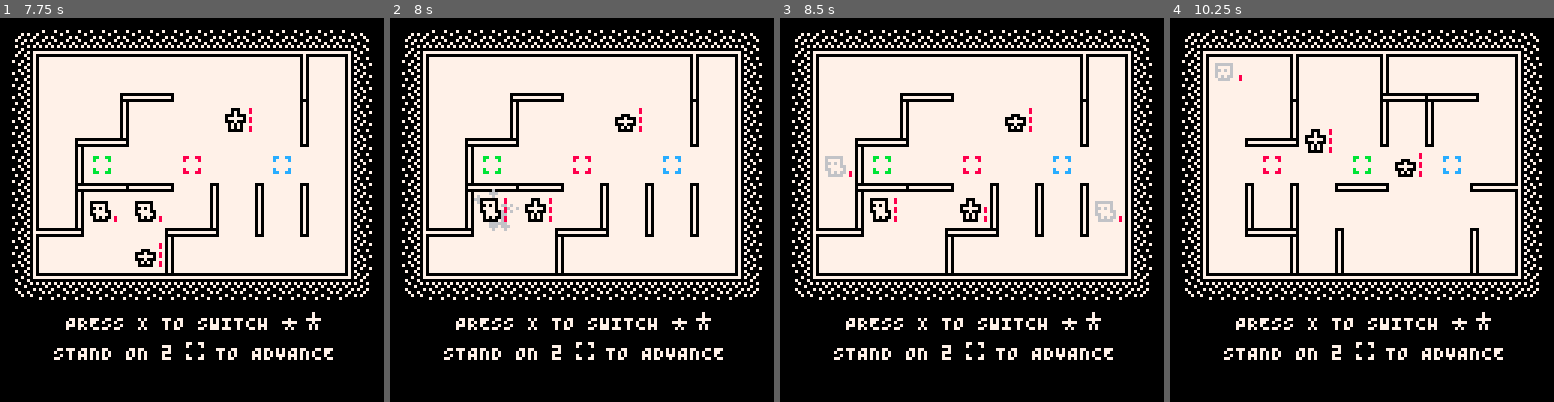
Above: before the commit, frames 1-4 (left to right).
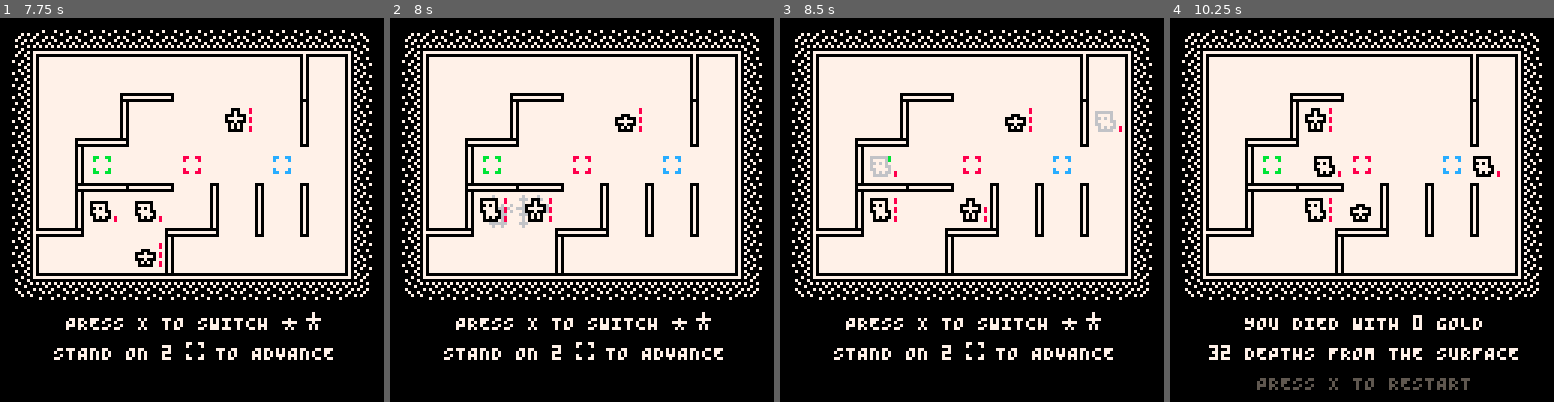
Above: after the commit, the same moments.

Repository: taylordolan/grid-folks
Game: PICO-8 cartridge grid_folks.p8
Two runs of this game, one before a commit and one after it. Both use one fixed random seed, a clock stepped at 60 frames per second and the inputs below.
Inputs:
- Up to frame 1 (7.75 s): tap O (Z key) at 0.33, 0.7, 1.43, 2.22, 3.1, 3.98, 4.87, 5.75, 6.63, 7.52 s; tap X (X key) at 1.07, 2.07, 2.4, 2.73, 3.07, 3.4, 3.73, 4.07, 4.4, 4.73, 5.07, 5.4, 5.73, 6.07, 6.4, 6.73, 7.07, 7.4, 7.73 s; hold Left 1.97-2.37 s; hold Down 2.42-2.82 s; hold Right 2.87-3.53 s; hold Up 3.58-4.08 s; hold Right 4.13-4.53 s; hold Down 4.58-5.08 s; hold Left 5.13-5.8 s; hold Up 5.85-6.18 s; hold Left 6.23-6.63 s; hold Down 6.68-7.08 s; hold Right from 7.13 s (still down)
- Up to frame 2 (8 s): release Right at 7.8 s; hold Up from 7.85 s (still down)
- Up to frame 3 (8.5 s): tap X (X key) at 8.07, 8.4 s; release Up at 8.35 s; tap O (Z key) at 8.4 s; hold Right from 8.4 s (still down)
- Up to frame 4 (10.25 s): tap X (X key) every 0.33 s from 8.73 to 10.07 s; release Right at 8.8 s; hold Down 8.85-9.35 s; tap O (Z key) at 9.28, 10.17 s; hold Left 9.4-10.07 s; hold Up from 10.12 s (still down)

Frame 1 is identical in both runs. In frame 2, 0.2% of the frame differs, in the area x 21-42%, y 44-56%; in frame 3, 0.7%; in frame 4, 8.8%, in the area x 9-91%, y 9-97%.

Commit message:
more cleanup

Diff:
--- a/grid_folks.p8
+++ b/grid_folks.p8
@@ -6,12 +6,12 @@
 
 -- todo
 -- [x] wait animations for timid enemies
+-- [x] fix bug: grow enemies will move into a stationary timid enemy's space
 -- [ ] change enemy health bars to show potential damage
--- [ ] fix bug: grow enemies will move into a stationary timid enemy's space
 -- [ ] figure out the timid enemy pathfinding crash
 
 -- optimizations
--- [ ] fix redundancy between get_step_toward_friend and get_step_toward_hero
+-- [ ] fix redundancy between get_step_to_friend and get_step_to_hero
 -- [ ] combine functions for creating wall_right and wall_down
 -- [ ] kill `pixels`?
 
@@ -129,25 +129,24 @@
   }
   spawn_functions = {
     ["timid"] = function()
-      new_enemy_timid():deploy()
+      new_e_timid():deploy()
     end,
     ["slime"] = function()
-      new_enemy_slime():deploy()
+      new_e_slime():deploy()
     end,
     ["dash"] = function()
-      new_enemy_dash():deploy()
+      new_e_dash():deploy()
     end,
     ["grow"] = function()
-      new_enemy_grow():deploy()
-      new_enemy_grow():deploy()
+      new_e_grow():deploy()
+      new_e_grow():deploy()
     end,
   }
 	spawn_rate = spawn_rates[1]
   spawn_bag = spawn_bags[1]
   spawn_bag_instance = copy(spawn_bag)
   shuff(spawn_bag_instance)
-  -- todo: clean this up after i'm done testing
-  spawn_turns = {[turns] = 0, [turns + 1] = 0, [turns + 2] = 0}
+  spawn_turns = {0,0,0}
 	-- this gets updated whenever an enemy spawns
 	last_spawned_turn = 0
 	-- this tracks whether we've spawned a turn early
@@ -257,21 +257,6 @@
 			sfx(sounds.lose, 3)
 		end
 	end
-end
-
--- todo: remove this after i'm done testing
-function random_tile()
-  local _x = {}
-  local _y = {}
-  for x=1,cols do
-    add (_x,x)
-  end
-  for y=1,rows do
-    add (_y,y)
-  end
-  shuff(_x)
-  shuff(_y)
-  return {_x[1],_y[1]}
 end
 
 function _draw()
@@ -615,7 +600,7 @@
 	return _h
 end
 
-function new_enemy()
+function new_e()
 	local _e = new_thing()
   _e.sprites = {021}
 	_e.type = "enemy"
@@ -654,19 +639,19 @@
     end
   end
 
-  _e.get_step_toward_hero = function(self)
+  _e.get_step_to_hero = function(self)
     local start = tile(self)
     -- find the closest heroes by ideal distance
-    local targets = get_closest(self, heroes)
+    local targets = closest(self, heroes)
     -- if there's more than one, then find the closest heroes by avoid distance
     if #targets > 1 then
-      targets = get_closest(self, heroes, {"enemy"})
+      targets = closest(self, heroes, {"enemy"})
       -- find the closest targets by avoid distance
-      local alt_targets = get_closest(self, targets, {"enemy"})
+      local alt_targets = closest(self, targets, {"enemy"})
       -- if any targets can be reached via avoid distance, then they're the targets
       targets = #alt_targets > 0 and alt_targets or targets
     end
-    -- if there's more than one, pick randomly
+    -- pick randomly from what's left
     shuff(targets)
     local target = targets[1]
     -- get possible steps by ideal distance
@@ -681,6 +666,7 @@
     if #steps == 0 then
       steps = get_steps(tile(self),tile(target),{"enemy"})
     end
+    -- if there are still no options, then move randomly
     if #steps == 0 then
       return get_random_move(tile(self))
     end
@@ -692,7 +678,7 @@
   _e.get_step = function(self)
     -- if not attacking this turn
     if not self.target then
-      return self:get_step_toward_hero()
+      return self:get_step_to_hero()
     end
   end
 
@@ -776,15 +762,15 @@
 	return _e
 end
 
-function new_enemy_timid()
-  local _e = new_enemy()
+function new_e_timid()
+  local _e = new_e()
   _e.sprites = {021}
 	_e.health = 1
 
   _e.get_step = function(self)
     -- if not attacking this turn
     if not self.target then
-      local step = self:get_step_toward_hero()
+      local step = self:get_step_to_hero()
       if
         distance(step, tile(hero_a)) > 1 and
         distance(step, tile(hero_b)) > 1
@@ -802,8 +788,8 @@
   return _e
 end
 
-function new_enemy_dash()
-  local _e = new_enemy()
+function new_e_dash()
+  local _e = new_e()
   _e.sprites = {026}
   _e.health = 1
 
@@ -834,7 +820,7 @@
     if self.target then
       return tile(self.target)
     else
-      return self:get_step_toward_hero()
+      return self:get_step_to_hero()
     end
   end
 
@@ -852,13 +838,13 @@
   return _e
 end
 
-function new_enemy_slime()
-  local _e = new_enemy()
+function new_e_slime()
+  local _e = new_e()
   _e.sprites = {022}
 
   _e.move = function(self)
     if self.step then
-      set_tile(new_enemy_baby(), tile(self))
+      set_tile(new_e_baby(), tile(self))
       set_tile(self, self.step)
       ani_to(self, {pos_pix(self.step)}, ani_frames, 0)
       delay = ani_frames * 1.5
@@ -882,8 +868,8 @@
   return _e
 end
 
-function new_enemy_baby()
-  local _e = new_enemy()
+function new_e_baby()
+  local _e = new_e()
 	_e.health = 1
   _e.sprites = {023}
   return _e
@@ -908,8 +894,8 @@
   return _b[1]
 end
 
-function new_enemy_grow()
-  local _e = new_enemy()
+function new_e_grow()
+  local _e = new_e()
 	_e.health = 1
   _e.sprites = {024}
   _e.sub_type = "grow"
@@ -927,15 +913,15 @@
   end
 
   -- this is only called if there is at least one friend
-  _e.get_step_toward_friend = function(self)
+  _e.get_step_to_friend = function(self)
     local start = tile(self)
     -- find the closest friends by ideal distance
     local friends = self:get_friends()
-    friends = get_closest(self, friends)
+    friends = closest(self, friends)
     -- if there's more than one
     if #friends > 1 then
       -- find the closest friends by avoid distance
-      local alt_friends = get_closest(self, friends, {"enemy", "hero"})
+      local alt_friends = closest(self, friends, {"enemy", "hero"})
       -- if any friends can be reached via avoid distance, then they're the friends
       friends = #alt_friends > 0 and alt_friends or friends
     end
@@ -966,7 +952,7 @@
       return steps[1]
     -- if friend is on the same tile
     else
-      return nil
+      return get_random_move(tile(self))
     end
   end
 
@@ -974,10 +960,10 @@
     local friends = self:get_friends()
     -- if there are friends
     if #friends > 0 then
-      return self:get_step_toward_friend()
+      return self:get_step_to_friend()
     -- if there's no friend and this enemy isn't attacking this turn
     elseif not self.target then
-      return self:get_step_toward_hero()
+      return self:get_step_to_hero()
     end
   end
 
@@ -996,12 +982,12 @@
       if #grow_enemies > 1 then
         local friends = grow_enemies
         del(friends, self)
-        local friends = get_closest(self, friends, {"hero"})
+        local friends = closest(self, friends, {"hero"})
         local friend = friends[1]
         if pair_equal(tile(self),tile(friend)) then
           self.health = 0
           friend.health = 0
-          local big = new_enemy_grown()
+          local big = new_e_grown()
           set_tile(big,tile(self))
         end
       end
@@ -1077,14 +1063,14 @@
   return _e
 end
 
-function new_enemy_grown()
-  local _e = new_enemy()
+function new_e_grown()
+  local _e = new_e()
 	_e.health = 3
   _e.sprites = {025}
   return _e
 end
 
-function get_closest(thing, options, avoid)
+function closest(thing, options, avoid)
   local closest = {options[1]}
   local here = tile(thing)
 
@@ -1587,46 +1573,26 @@
 end
 
 function should_advance()
-	-- get tiles for both heroes
-	local a_xy = tile(hero_a)
-	local b_xy = tile(hero_b)
-
 	-- find any pads that heroes are occupying
-	local a_p = find_type("pad", b_xy)
-	local b_p = find_type("pad", a_xy)
-
 	-- if there are heroes occupying two pads
-	if a_p and b_p then
-		return true
-	end
-	return false
-end
-
--- todo: clean up redundancy with should_advance()
+	return find_type("pad", tile(hero_a)) and find_type("pad", tile(hero_b))
+end
+
 function add_button()
 
-	-- get tiles for both heroes
-	local a_xy = tile(hero_a)
-	local b_xy = tile(hero_b)
-
-	-- find which pads that heroes are occupying
-	local a_p = find_type("pad", b_xy)
-	local b_p = find_type("pad", a_xy)
-
-	-- find the other one
-	local other_p
+  -- find the other pad
+	local o_p
 	for next in all(pads) do
-		if next ~= a_p and next ~= b_p then
-			other_p = next
-		end
-	end
-
-	-- put an button button in its position
-	local button_color = other_p.color
-	local button_x = other_p.x
-	local button_y = other_p.y
-	local new_button = new_button(button_color)
-	set_tile(new_button, {button_x, button_y})
+		if
+      next ~= find_type("pad", tile(hero_a)) and
+      next ~= find_type("pad", tile(hero_b))
+    then
+			o_p = next
+		end
+	end
+
+	-- put a button in its position
+	set_tile(new_button(o_p.color), {o_p.x, o_p.y})
 
 	-- make the advance sound
 	sfx(sounds.advance, 3)
@@ -1740,8 +1706,6 @@
 	-- if b is right of a
 	elseif b_x == a_x + 1 and b_y == a_y then
 		return find_type("wall_right", tile_a) and true or false
-	else
-		-- todo: can i throw an error here?
 	end
 end
 
